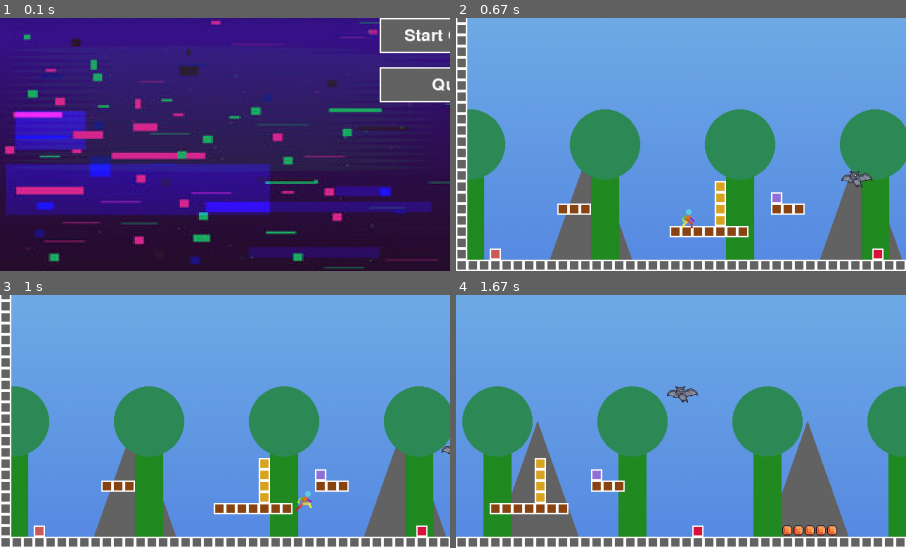
Above: before the commit, frames 1-4 (two rows, left to right).
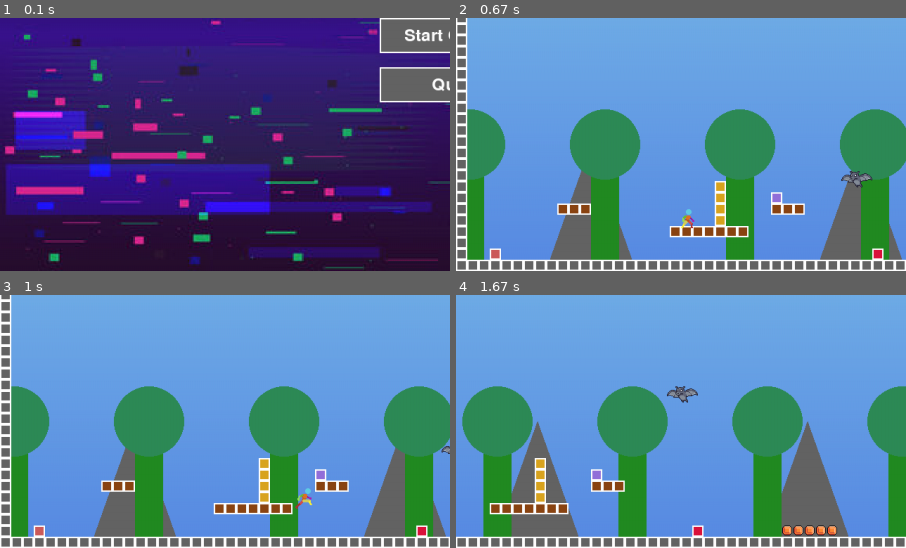
Above: after the commit, the same moments.

Repository: Mclovin0213/pygame_platformer_template
Game: pygame game, started from main.py
Two runs of this game, one before a commit and one after it. Both use one fixed random seed, a clock stepped at 60 frames per second and the inputs below.
Inputs (mouse positions are % of the whole screen's width and height, from its top left):
- Up to frame 1 (0.1 s): no input
- Up to frame 2 (0.67 s): click "Start Game" at 0.38 s
- Up to frame 3 (1 s): hold Right from 0.67 s (still down); move the mouse to (46, 54) at 0.7 s
- Up to frame 4 (1.67 s): release Right at 1.13 s; hold Up 1.17-1.47 s; move the mouse to (50, 57) at 1.2 s; tap Space at 1.23, 1.57 s; hold Right from 1.5 s (still down); move the mouse to (60, 72) at 1.53 s
The pictures show only the part of the screen within x 0-50%, y 50-100%; the shares and areas given below are measured in that part.

Frames 1-2 are identical in both runs. In frame 3, 0.2% of the frame differs, in the area x 65-70%, y 76-86%; in frame 4, nothing differs.

Commit message:
fix conveyor collisions

Diff:
--- a/player.py
+++ b/player.py
@@ -114,73 +114,128 @@
 
     def horizontal_collisions(self):
         """Handle horizontal collisions with solid tiles and conveyors"""
-        self.hitbox.x += self.direction.x * self.speed
-
-        # Check conveyor belt effects
-        for sprite in self.conveyor_sprites:
+        # Apply horizontal movement
+        movement = self.direction.x * self.speed
+        self.hitbox.x += movement
+
+        # Create a combined list of relevant collision objects
+        collision_objects = []
+        # Add solid tiles first as they take priority
+        collision_objects.extend((sprite, 'solid') for sprite in self.collision_sprites)
+        # Add conveyor tiles with their properties
+        collision_objects.extend((sprite, 'conveyor') for sprite in self.conveyor_sprites)
+
+        self.on_conveyor = False
+
+        # Check all collisions in one pass
+        for sprite, obj_type in collision_objects:
             if sprite.hitbox.colliderect(self.hitbox):
-                logging.info(f"Player on Conveyor tile type {sprite.tile_type.name} at position {sprite.rect.topleft}")
-                self.on_conveyor = True
-                conveyor_speed = TILE_PROPERTIES[sprite.tile_type].get('speed', 0)
-                self.hitbox.x += conveyor_speed
-                break
-        else:
-            self.on_conveyor = False
-
-        # Check solid collisions
-        for sprite in self.collision_sprites:
-            if sprite.hitbox.colliderect(self.hitbox):
-                logging.info(f"Player colliding horizontally with Solid tile type {sprite.tile_type.name} at position {sprite.rect.topleft}")
-                if self.direction.x < 0:  # Moving left
-                    self.hitbox.left = sprite.hitbox.right
-                elif self.direction.x > 0:  # Moving right
-                    self.hitbox.right = sprite.hitbox.left
+                if obj_type == 'solid':
+                    # Handle solid collision
+                    if self.direction.x < 0:  # Moving left
+                        self.hitbox.left = sprite.hitbox.right
+                    elif self.direction.x > 0:  # Moving right
+                        self.hitbox.right = sprite.hitbox.left
+                    break  # Exit after first solid collision
+                elif obj_type == 'conveyor' and not self.on_conveyor:
+                    # Only apply conveyor if no solid collision occurred
+                    self.on_conveyor = True
+                    conveyor_speed = TILE_PROPERTIES[sprite.tile_type].get('speed', 0)
+                    # Check if applying conveyor speed would cause a collision
+                    self.hitbox.x += conveyor_speed
+                    # Check if this would cause a collision with a solid
+                    for solid in self.collision_sprites:
+                        if solid.hitbox.colliderect(self.hitbox):
+                            # Revert conveyor movement if it would cause collision
+                            self.hitbox.x -= conveyor_speed
+                            break
 
         # Update rect position
         self.rect.centerx = self.hitbox.centerx
 
     def vertical_collisions(self):
         """Handle vertical collisions with solid tiles, platforms, and ladders"""
-        # Check ladder collisions first
+        # First check ladder collisions as they don't need complex resolution
         self.on_ladder = False
         for sprite in self.ladder_sprites:
             if sprite.hitbox.colliderect(self.hitbox):
                 self.on_ladder = True
-                logging.info(f"Player colliding with Ladder tile at position {sprite.rect.topleft}")
+                logging.info("Player touching ladder")
                 break
 
         # Apply gravity only if not climbing
         if not self.is_climbing:
             self.direction.y += self.gravity
 
-        self.hitbox.y += self.direction.y
-
-        # Check platform and solid collisions
+        # Store original position for platform checks
+        original_y = self.hitbox.y
+        next_y = original_y + self.direction.y
+
+        logging.debug(f"Player Y movement: original_y={original_y:.2f}, next_y={next_y:.2f}, direction.y={self.direction.y:.2f}")
+
+        # First check platforms when moving downward
         self.on_ground = False
-        for sprite in self.collision_sprites:
-            if sprite.hitbox.colliderect(self.hitbox):
-                logging.info(f"Player colliding with Solid tile type {sprite.tile_type.name} at position {sprite.rect.topleft}")
-                if self.direction.y > 0:  # Moving down
-                    self.hitbox.bottom = sprite.hitbox.top
-                    self.rect.bottom = self.hitbox.bottom
+        if self.direction.y > 0:  # Only check platforms when falling
+            logging.info(f"Number of platform sprites: {len(self.platform_sprites)}")
+
+            # Calculate player center for more precise platform detection
+            player_center_x = self.hitbox.centerx
+
+            # Sort platforms by distance to player center for more accurate collision detection
+            sorted_platforms = sorted(
+                self.platform_sprites,
+                key=lambda sprite: abs(sprite.hitbox.centerx - player_center_x)
+            )
+
+            for sprite in sorted_platforms:
+                logging.debug(f"Checking platform at position {sprite.rect.topleft}")
+                logging.debug(f"Platform hitbox: top={sprite.hitbox.top}, bottom={sprite.hitbox.bottom}")
+                logging.debug(f"Player hitbox: x={self.hitbox.x}, width={self.hitbox.width}")
+                logging.debug(f"Platform hitbox: x={sprite.hitbox.x}, width={sprite.hitbox.width}")
+
+                # Add horizontal tolerance for platform edges (half of tile size)
+                edge_tolerance = TILE_SIZE // 2
+
+                # Check if we're horizontally within the platform's bounds (with tolerance)
+                horizontally_aligned = (
+                    self.hitbox.right > sprite.hitbox.left - edge_tolerance and
+                    self.hitbox.left < sprite.hitbox.right + edge_tolerance
+                )
+
+                # We're falling and were above the platform in the previous frame
+                was_above = original_y + self.hitbox.height <= sprite.hitbox.top + 5
+                will_intersect = next_y + self.hitbox.height > sprite.hitbox.top
+
+                logging.debug(f"Horizontally aligned with platform: {horizontally_aligned}")
+                logging.debug(f"Was above platform: {was_above}")
+                logging.debug(f"Will intersect platform: {will_intersect}")
+
+                if horizontally_aligned and was_above and will_intersect:
+                    logging.info(f"Landing on platform at y={sprite.hitbox.top}")
+                    self.hitbox.y = sprite.hitbox.top - self.hitbox.height
                     self.direction.y = 0
                     self.on_ground = True
-                elif self.direction.y < 0:  # Moving up
-                    self.hitbox.top = sprite.hitbox.bottom
-                    self.rect.top = self.hitbox.top
-                    self.direction.y = 0
-
-        # Check one-way platform collisions
+                    break
+
+        # If we haven't landed on a platform, apply movement and check solid collisions
         if not self.on_ground:
-            for sprite in self.platform_sprites:
+            self.hitbox.y = next_y
+            logging.debug("Checking solid collisions")
+            for sprite in self.collision_sprites:
                 if sprite.hitbox.colliderect(self.hitbox):
-                    logging.info(f"Player colliding with Platform tile at position {sprite.rect.topleft}")
-                    if self.direction.y > 0 and self.hitbox.bottom <= sprite.hitbox.centery:
+                    if self.direction.y > 0:  # Moving down
+                        logging.info(f"Landing on solid tile at y={sprite.hitbox.top}")
                         self.hitbox.bottom = sprite.hitbox.top
-                        self.rect.bottom = self.hitbox.bottom
                         self.direction.y = 0
                         self.on_ground = True
-                        break
+                    elif self.direction.y < 0:  # Moving up
+                        logging.info(f"Hitting ceiling at y={sprite.hitbox.bottom}")
+                        self.hitbox.top = sprite.hitbox.bottom
+                        self.direction.y = 0
+                    break
+
+        # Log final position
+        logging.debug(f"Final position: y={self.hitbox.y:.2f}, on_ground={self.on_ground}, direction.y={self.direction.y:.2f}")
 
         # Update rect position
         self.rect.centery = self.hitbox.centery
